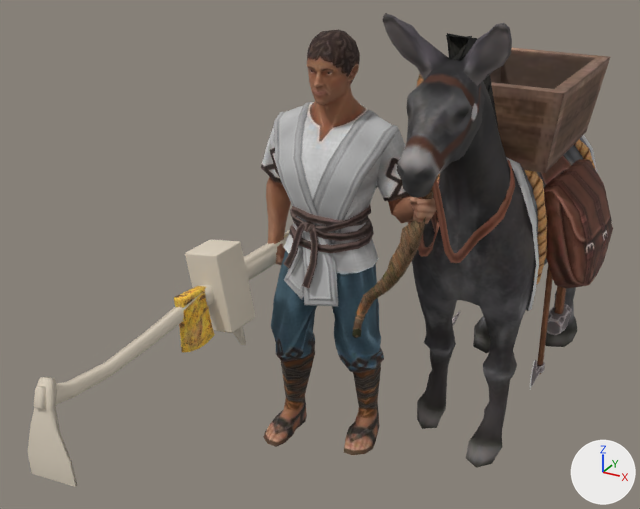
A saved change to the glTF model public/assets/unit-models/238-villageratlantean.glb.
Rendered twice from a 50 mm lens placed at (1.81, -3.35, 2.69), pointed at (-0.04, -0.01, 1.02). Arrows for +X, +Y and +Z are at lower right; the lights stay in place. The first picture is the older version. Vertices at exactly the same position are counted once.

The older version as bpy lines, for what is in view:
```python
mat_material_4 = principled_material('Material_4')
mat_material_4.texture = img_image_4
mat_material_4.metallic = 0.05
mat_material_4.roughness = 0.85
mat_material_5 = principled_material('Material_5')
mat_material_5.texture = img_image_5
mat_material_5.metallic = 0.05
mat_material_5.roughness = 0.85
mat_material_7 = principled_material('Material_7')
mat_material_7.base_color = (0.72, 0.64, 0.52)  # pale yellow #ddd1bf
mat_material_7.metallic = 0.05
mat_material_7.roughness = 0.9
mat_material_8 = principled_material('Material_8')
mat_material_8.base_color = (0.72, 0.64, 0.52)  # pale yellow #ddd1bf
mat_material_8.metallic = 0.05
mat_material_8.roughness = 0.9
me_mesh_0 = bpy.data.meshes.new('Mesh_0')
me_mesh_0.from_pydata(...)  # 3066 vertices, 5553 faces; spans x -0.49..1.09, y -1.49..1.91, z -0.01..2.18
me_mesh_0.materials.append(mat_material_0)  # picture img_image_0
me_mesh_0.materials.append(mat_material_1)  # picture img_image_1
me_mesh_0.materials.append(mat_material_2)  # picture img_image_2
me_mesh_0.materials.append(mat_material_3)  # picture img_image_3
me_mesh_0.materials.append(mat_material_4)  # picture img_image_4
me_mesh_0.materials.append(mat_material_5)  # picture img_image_5
me_mesh_0.materials.append(mat_material_6)  # pale yellow #ddd1bf
me_mesh_0.materials.append(mat_material_7)  # pale yellow #ddd1bf
me_mesh_0.materials.append(mat_material_8)  # pale yellow #ddd1bf
ob_mesh_0 = bpy.data.objects.new('Mesh_0', me_mesh_0)
ob_mesh_0.location = (0.0, 0.0, 0.0)
```
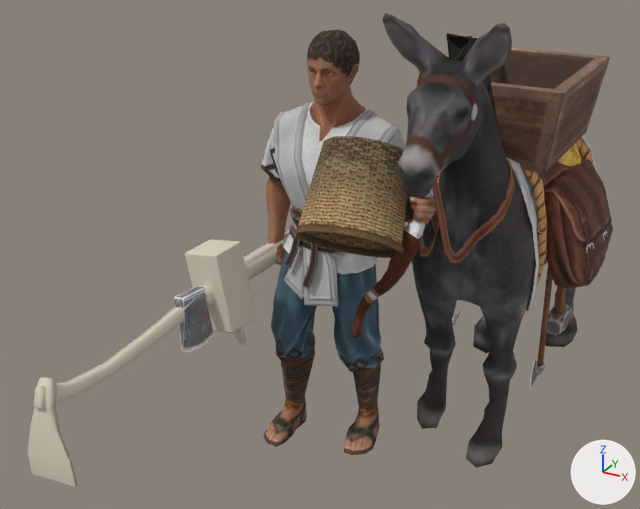
Boxes (x1, y1, x2, y2) around the edits, measured in the pictures (640 x 509 px):
'Mesh_0', surface changed, reshaped
    both: (28, 13, 613, 487)
part 1 of me_mesh_0, added (brown)
    after: (296, 136, 407, 258)
part 2 of me_mesh_0, added
    after: (557, 143, 581, 167)
part 3 of me_mesh_0, recoloured
    both: (352, 74, 433, 338)
part 4 of me_mesh_0, recoloured
    both: (174, 235, 287, 352)

Patch to the scene script:
```diff
--- a/public/assets/unit-models/238-villageratlantean.glb.py
+++ b/public/assets/unit-models/238-villageratlantean.glb.py
@@ mat_material_4 @@
 mat_material_4 = principled_material('Material_4')
-mat_material_4.texture = img_image_4
+mat_material_4.base_color = (0.72, 0.64, 0.52)  # pale yellow #ddd1bf
 mat_material_4.metallic = 0.05
-mat_material_4.roughness = 0.85
+mat_material_4.roughness = 0.9
@@ mat_material_5 @@
 mat_material_5 = principled_material('Material_5')
-mat_material_5.texture = img_image_5
+mat_material_5.base_color = (0.72, 0.64, 0.52)  # pale yellow #ddd1bf
 mat_material_5.metallic = 0.05
-mat_material_5.roughness = 0.85
+mat_material_5.roughness = 0.9
@@ mat_material_7 @@
 mat_material_7 = principled_material('Material_7')
-mat_material_7.base_color = (0.72, 0.64, 0.52)  # pale yellow #ddd1bf
+mat_material_7.texture = img_image_5
 mat_material_7.metallic = 0.05
-mat_material_7.roughness = 0.9
+mat_material_7.roughness = 0.85
@@ mat_material_8 @@
 mat_material_8 = principled_material('Material_8')
-mat_material_8.base_color = (0.72, 0.64, 0.52)  # pale yellow #ddd1bf
+mat_material_8.texture = img_image_6
 mat_material_8.metallic = 0.05
-mat_material_8.roughness = 0.9
+mat_material_8.roughness = 0.85
@@ mat_material_10 @@
+mat_material_10 = principled_material('Material_10')
+mat_material_10.texture = img_image_8
+mat_material_10.metallic = 0.05
+mat_material_10.roughness = 0.85
@@ mat_material_9 @@
+mat_material_9 = principled_material('Material_9')
+mat_material_9.texture = img_image_7
+mat_material_9.metallic = 0.05
+mat_material_9.roughness = 0.85
@@ me_mesh_0 @@
-me_mesh_0.from_pydata(...)  # 3066 vertices, 5553 faces; spans x -0.49..1.09, y -1.49..1.91, z -0.01..2.18
+me_mesh_0.from_pydata(...)  # 3462 vertices, 6293 faces; spans x -0.49..1.09, y -1.49..1.91, z -0.01..2.18
+# me_mesh_0 part 1: a new loose piece of 84 vertices spanning x 0.07..0.52, y -0.54..0.02, z 1.14..1.71, in mat_material_15 (picture img_image_10)
+# me_mesh_0 part 2: a new loose piece of 61 vertices spanning x 0.38..0.89, y 0.8..1.35, z 0.97..1.54, in mat_material_7 (picture img_image_5)
+# me_mesh_0 part 3: 188 faces spanning x 0.26..0.58, y -0.29..0.23, z 0.77..1.95 switch from mat_material_4 (picture img_image_4) to mat_material_9 (picture img_image_7)
+# me_mesh_0 part 4: 126 faces spanning x -0.38..-0.26, y -0.72..0.15, z 0.74..1.03 switch from mat_material_5 (picture img_image_5) to mat_material_10 (picture img_image_8)
+# other edits to the shape of me_mesh_0 do not show in these pictures
 me_mesh_0.materials.append(mat_material_0)
@@ me_mesh_0 @@
 me_mesh_0.materials.append(mat_material_8)
+me_mesh_0.materials.append(mat_material_11)  # pale yellow #ddd1bf
+me_mesh_0.materials.append(mat_material_12)  # picture img_image_9
+me_mesh_0.materials.append(mat_material_13)  # pale yellow #ddd1bf
+me_mesh_0.materials.append(mat_material_14)  # pale yellow #ddd1bf
+me_mesh_0.materials.append(mat_material_15)  # picture img_image_10
```
